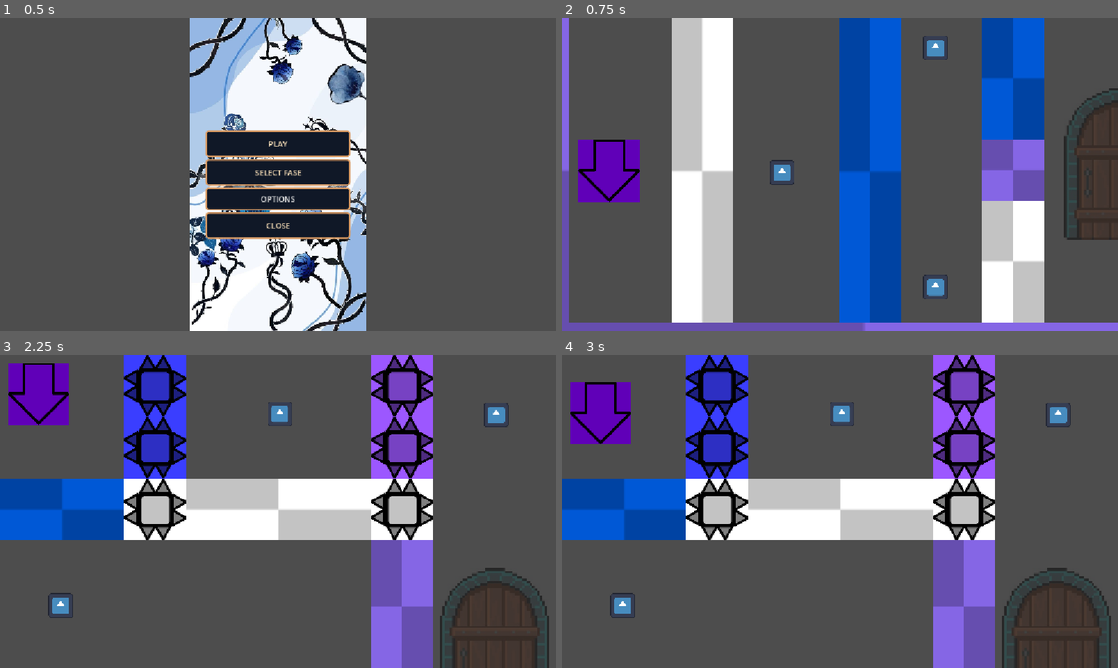
Above: before the commit, frames 1-4 (two rows, left to right).
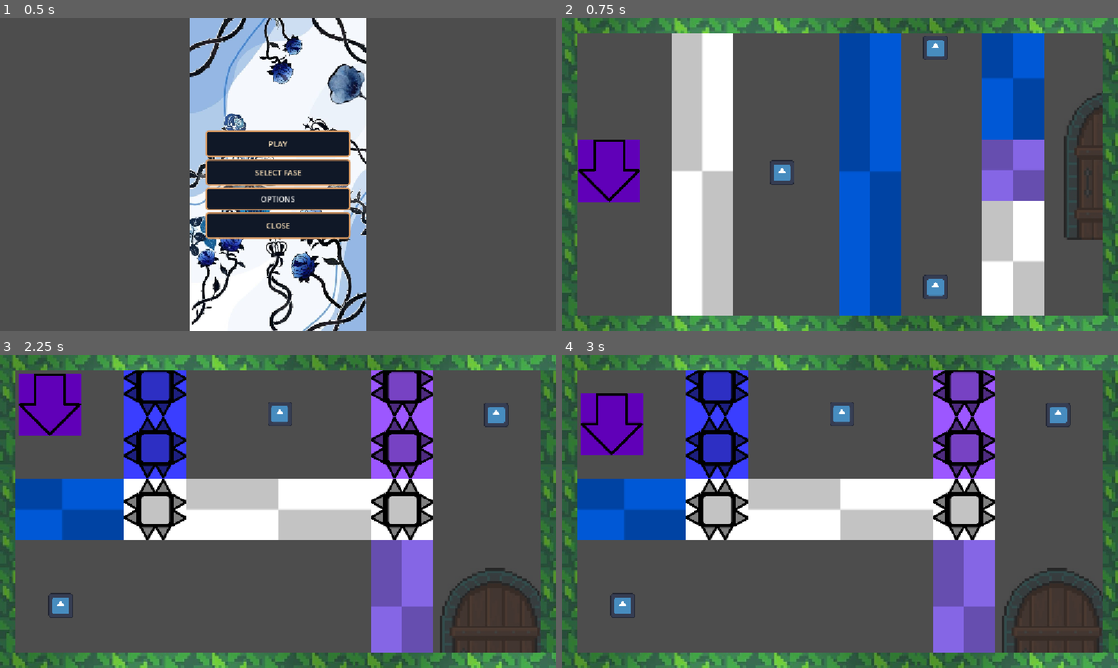
Above: after the commit, the same moments.

Repository: Equipe-Plasma/Switch-Shadow
Game: Godot game, scene res://menu/menu_principal/menu_principal.tscn
Two runs of this game, one before a commit and one after it. Both use one fixed random seed, a clock stepped at 60 frames per second and the inputs below. The engine's default icon, where the game draws it, is replaced by a stand-in: a white triangle on a blue panel in a dark square.
Inputs:
- Up to frame 1 (0.5 s): no input
- Up to frame 2 (0.75 s): click "PLAY" at 0.5 s
- Up to frame 3 (2.25 s): tap Enter (proxima_fase) at 1.25 s; hold D (mover_direita) 1.28-2 s; hold Enter (proxima_fase) 1.28-2 s; tap Space (trocar_sombra) at 1.55 s; click "Próxima Fase" at 2 s
- Up to frame 4 (3 s): tap Space (trocar_sombra) at 2.75, 2.85 s; hold S (mover_baixo) from 2.78 s (still down)

Frame 1 is identical in both runs. In frame 2, 15% of the frame differs, in the area x 0-100%, y 0-100%; in frame 3, 16%; in frame 4, 16%.

Commit message:
fase 4

Diff:
--- a/editor/parede/parede/parede.tscn
+++ b/editor/parede/parede/parede.tscn
@@ -3,19 +3,22 @@
 [ext_resource type="Script" uid="uid://eqcm6t2rdyc8" path="res://editor/parede/parede/parede.gd" id="1_a2w5h"]
 [ext_resource type="Texture2D" uid="uid://bhixlgprnc2pn" path="res://assets/outros/pixel art grass.jpg" id="2_jkr6k"]
 
-[sub_resource type="RectangleShape2D" id="RectangleShape2D_ds2cb"]
+[sub_resource type="RectangleShape2D" id="RectangleShape2D_pmgym"]
+size = Vector2(128, 128)
 
 [node name="Parede" type="StaticBody2D" unique_id=925734375]
-collision_mask = 0
+collision_layer = 4
 script = ExtResource("1_a2w5h")
 
 [node name="Textura" type="TextureRect" parent="." unique_id=860589528]
-offset_right = 1150.0
-offset_bottom = 414.0
+offset_left = -64.0
+offset_top = -64.0
+offset_right = 64.0
+offset_bottom = 64.0
 mouse_filter = 2
 texture = ExtResource("2_jkr6k")
 expand_mode = 1
 stretch_mode = 1
 
 [node name="CollisionShape2D" type="CollisionShape2D" parent="." unique_id=769796173]
-shape = SubResource("RectangleShape2D_ds2cb")
+shape = SubResource("RectangleShape2D_pmgym")
--- a/fase/fase 1/fase_1.tscn
+++ b/fase/fase 1/fase_1.tscn
@@ -9,6 +9,7 @@
 [ext_resource type="PackedScene" uid="uid://cv1kaaq84myxc" path="res://editor/parede/parede_bloqueia_/parede_bloqueia_sombra.tscn" id="5_8t630"]
 [ext_resource type="PackedScene" uid="uid://dxxyiof204lp2" path="res://editor/parede/parede_geral/parede_geral.tscn" id="6_h75nb"]
 [ext_resource type="PackedScene" uid="uid://bg3d3dk0l61jv" path="res://editor/item/item.tscn" id="10_0r7j3"]
+[ext_resource type="PackedScene" uid="uid://g6bshavfposa" path="res://editor/parede/parede/parede.tscn" id="10_01sd7"]
 [ext_resource type="PackedScene" uid="uid://dq80e6b58tnmu" path="res://menu/menu_pausa/menu_pausa.tscn" id="11_01sd7"]
 [ext_resource type="PackedScene" uid="uid://cdy22u33xic2q" path="res://editor/portal_saida/portal_saida.tscn" id="12_01sd7"]
 
@@ -27,31 +28,15 @@
 
 [node name="ParedeBloqueiaPlayer" parent="." unique_id=87217196 instance=ExtResource("4_ge8mc")]
 position = Vector2(291, 317)
-scale = Vector2(1, 7)
+scale = Vector2(1, 5)
 
 [node name="ParedeBloqueiaSombra" parent="." unique_id=1779242448 instance=ExtResource("5_8t630")]
 position = Vector2(638, 318)
-scale = Vector2(1, 7)
-
-[node name="ParedeGeral" parent="." unique_id=306821597 instance=ExtResource("6_h75nb")]
-position = Vector2(638, -67)
-scale = Vector2(10, 1)
-
-[node name="ParedeGeral2" parent="." unique_id=1913367408 instance=ExtResource("6_h75nb")]
-position = Vector2(1216, 313)
 scale = Vector2(1, 5)
 
 [node name="ParedeBloqueiaPlayer2" parent="." unique_id=1151557831 instance=ExtResource("4_ge8mc")]
 position = Vector2(934, 504)
 scale = Vector2(1, 2)
-
-[node name="ParedeGeral3" parent="." unique_id=854071087 instance=ExtResource("6_h75nb")]
-position = Vector2(626, 696)
-scale = Vector2(10, 1)
-
-[node name="ParedeGeral4" parent="." unique_id=494659530 instance=ExtResource("6_h75nb")]
-position = Vector2(-50, 316.00003)
-scale = Vector2(1, 7.000001)
 
 [node name="Item" parent="." unique_id=1168481889 groups=["itens"] instance=ExtResource("10_0r7j3")]
 position = Vector2(456, 320)
@@ -73,3 +58,23 @@
 [node name="ParedeBloqueiaSombra2" parent="." unique_id=1022167895 instance=ExtResource("5_8t630")]
 position = Vector2(934, 125)
 scale = Vector2(1, 2)
+
+[node name="ParedeSuperior" parent="." unique_id=925734375 instance=ExtResource("10_01sd7")]
+position = Vector2(576, 16)
+collision_mask = 257
+tamanho = Vector2(1152, 32)
+
+[node name="ParedeInferior" parent="." unique_id=798641860 instance=ExtResource("10_01sd7")]
+position = Vector2(576, 632)
+collision_mask = 257
+tamanho = Vector2(1152, 32)
+
+[node name="ParedeEsquerda" parent="." unique_id=2053857815 instance=ExtResource("10_01sd7")]
+position = Vector2(16, 324)
+collision_mask = 257
+tamanho = Vector2(32, 584)
+
+[node name="ParedeDireita" parent="." unique_id=908784397 instance=ExtResource("10_01sd7")]
+position = Vector2(1136, 324)
+collision_mask = 257
+tamanho = Vector2(32, 584)
--- a/fase/fase 2/fase_2.tscn
+++ b/fase/fase 2/fase_2.tscn
@@ -13,6 +13,7 @@
 [ext_resource type="PackedScene" uid="uid://cdy22u33xic2q" path="res://editor/portal_saida/portal_saida.tscn" id="10_h04fk"]
 [ext_resource type="PackedScene" uid="uid://bg3d3dk0l61jv" path="res://editor/item/item.tscn" id="12_wvv7m"]
 [ext_resource type="PackedScene" uid="uid://cl7s6ng8cubbt" path="res://editor/espinho/espinho.tscn" id="12_xq10f"]
+[ext_resource type="PackedScene" uid="uid://g6bshavfposa" path="res://editor/parede/parede/parede.tscn" id="14_wvv7m"]
 
 [node name="Fase2" type="Node2D" unique_id=1904190499]
 script = ExtResource("1_4vcdr")
@@ -24,25 +25,9 @@
 visible = false
 
 [node name="Player" parent="." unique_id=2008145688 instance=ExtResource("2_s3f3q")]
-position = Vector2(80, 80)
+position = Vector2(103, 103)
 textura_frente = ExtResource("3_jdyb1")
 textura_costas = ExtResource("4_783b1")
-
-[node name="ParedeGeral" parent="." unique_id=1721428447 instance=ExtResource("9_sx8e5")]
-position = Vector2(1216, 269)
-scale = Vector2(1, 6)
-
-[node name="ParedeGeral2" parent="." unique_id=1640026859 instance=ExtResource("9_sx8e5")]
-position = Vector2(576, -64)
-scale = Vector2(9, 1)
-
-[node name="ParedeGeral3" parent="." unique_id=503687909 instance=ExtResource("9_sx8e5")]
-position = Vector2(576, 712)
-scale = Vector2(9, 1)
-
-[node name="ParedeGeral4" parent="." unique_id=1285541455 instance=ExtResource("9_sx8e5")]
-position = Vector2(-64, 288)
-scale = Vector2(1, 6)
 
 [node name="PortalSaida" parent="." unique_id=1057710737 instance=ExtResource("10_h04fk")]
 visibility_layer = 25
@@ -92,8 +77,32 @@
 position = Vector2(1028, 124)
 
 [node name="Sombra" parent="." unique_id=1092208446 instance=ExtResource("2_wljo7")]
-position = Vector2(80, 80)
+position = Vector2(103, 103)
 textura_frente = ExtResource("3_jdyb1")
 textura_costas = ExtResource("4_783b1")
 
 [node name="MenuPausa2" parent="." unique_id=1808991862 instance=ExtResource("2_3ubab")]
+
+[node name="ParedeSuperior" parent="." unique_id=925734375 instance=ExtResource("14_wvv7m")]
+position = Vector2(576, 16)
+collision_layer = 129
+collision_mask = 256
+tamanho = Vector2(1152, 32)
+
+[node name="ParedeInferior" parent="." unique_id=308745309 instance=ExtResource("14_wvv7m")]
+position = Vector2(576, 632)
+collision_layer = 129
+collision_mask = 256
+tamanho = Vector2(1152, 32)
+
+[node name="ParedeEsquerda" parent="." unique_id=1132105718 instance=ExtResource("14_wvv7m")]
+position = Vector2(16, 324)
+collision_layer = 129
+collision_mask = 256
+tamanho = Vector2(32, 584)
+
+[node name="ParedeDireita" parent="." unique_id=434508186 instance=ExtResource("14_wvv7m")]
+position = Vector2(1136, 324)
+collision_layer = 129
+collision_mask = 256
+tamanho = Vector2(32, 584)
--- /dev/null
+++ b/fase/fase 4/fase_4.gd
@@ -0,0 +1,266 @@
+
+extends Node2D
+
+# ==========================================
+# REFERÊNCIAS
+# ==========================================
+
+@onready var player: CharacterBody2D = $Player
+@onready var sombra: CharacterBody2D = $Sombra_reversa
+@onready var portal_saida: Area2D = $PortalSaida
+var portal_liberado: bool = false
+var fase_concluida: bool = false
+
+@onready var itens: Array[Node] = [
+	$Item,
+	$Item2,
+	$Item3
+]
+
+var troca_em_andamento: bool = false
+
+var itens_coletados: int = 0
+var total_itens: int = 0
+
+# ==========================================
+# INICIALIZAÇÃO DA FASE 3
+# ==========================================
+func _ready() -> void:
+	Global.registrar_fase(scene_file_path)
+	Global.ultima_fase = scene_file_path
+
+	configurar_itens()
+
+	if not portal_saida.portal_utilizado.is_connected(avancar_para_proxima_fase):
+		portal_saida.portal_utilizado.connect(avancar_para_proxima_fase)
+
+	print("=== FASE 3 INICIADA ===")
+
+# ==========================================
+# SISTEMA DE ITENS E PORTAL
+# ==========================================
+func configurar_itens() -> void:
+	itens_coletados = 0
+	total_itens = itens.size()
+
+	for item in itens:
+		item.tree_exiting.connect(_on_item_coletado)
+
+	print("Total de itens: ", total_itens)
+
+
+func _on_item_coletado() -> void:
+	itens_coletados += 1
+
+	print(
+		"Itens coletados: ",
+		itens_coletados,
+		"/",
+		total_itens
+	)
+
+	if itens_coletados == total_itens:
+		ativar_portal()
+
+
+func ativar_portal() -> void:
+	if portal_liberado:
+		return
+
+	if not is_instance_valid(portal_saida):
+		push_error("PortalSaida não encontrado!")
+		return
+
+	if portal_saida.has_method("ativar"):
+		portal_saida.ativar()
+		portal_liberado = true
+
+		print("Todos os itens foram coletados!")
+		print("Portal da Fase 3 liberado!")
+	else:
+		push_error("PortalSaida não possui o método ativar()!")
+# ==========================================
+# CONTROLE DO TECLADO
+# ==========================================
+
+func _unhandled_input(event: InputEvent) -> void:
+	if event.is_action_pressed("trocar_sombra"):
+		if event is InputEventKey and event.is_echo():
+			return
+
+		trocar_posicoes()
+
+
+# ==========================================
+# SOLICITAR TROCA
+# ==========================================
+func trocar_posicoes() -> void:
+	if troca_em_andamento:
+		return
+
+	if not is_instance_valid(player):
+		return
+
+	if not is_instance_valid(sombra):
+		return
+
+	troca_em_andamento = true
+
+	# Aguarda o próximo momento seguro
+	# para verificar colisões e trocar posições.
+	realizar_troca_segura.call_deferred()
+
+
+# ==========================================
+# EXECUTAR TROCA SEGURA
+# ==========================================
+func realizar_troca_segura() -> void:
+	if not pode_trocar_posicoes():
+		print("Troca bloqueada: destino ocupado!")
+		troca_em_andamento = false
+		return
+
+	var pos_player: Vector2 = player.global_position
+	var pos_sombra: Vector2 = sombra.global_position
+
+	print("================================")
+	print("ANTES DA TROCA")
+	print("Player: ", pos_player)
+	print("Sombra: ", pos_sombra)
+
+	# Interrompe velocidades anteriores
+	player.velocity = Vector2.ZERO
+	sombra.velocity = Vector2.ZERO
+
+	# Troca exatamente as posições globais
+	player.global_position = pos_sombra
+	sombra.global_position = pos_player
+
+	# Atualiza as transformações físicas
+	player.force_update_transform()
+	sombra.force_update_transform()
+
+	print("DEPOIS DA TROCA")
+	print("Player: ", player.global_position)
+	print("Sombra: ", sombra.global_position)
+	print("================================")
+
+	troca_em_andamento = false
+
+
+# ==========================================
+# VERIFICAR SE A TROCA É POSSÍVEL
+# ==========================================
+
+func pode_trocar_posicoes() -> bool:
+	var pos_player: Vector2 = player.global_position
+	var pos_sombra: Vector2 = sombra.global_position
+
+	# Verifica se o Player cabe na posição da Sombra
+	var player_bate: bool = destino_bloqueado(
+		player,
+		pos_sombra
+	)
+
+	# Verifica se a Sombra cabe na posição do Player
+	var sombra_bate: bool = destino_bloqueado(
+		sombra,
+		pos_player
+	)
+
+	print("Colisão Player: ", player_bate)
+	print("Colisão Sombra: ", sombra_bate)
+
+	return not player_bate and not sombra_bate
+
+
+# ==========================================
+# VERIFICAR COLISÃO NO DESTINO
+# ==========================================
+
+func destino_bloqueado(
+	personagem: CharacterBody2D,
+	destino: Vector2
+) -> bool:
+
+	var colisao: CollisionShape2D = personagem.get_node(
+        "CollisionShape2D"
+	)
+
+	if colisao.shape == null:
+		return true
+
+	var parametros = PhysicsShapeQueryParameters2D.new()
+
+	parametros.shape = colisao.shape
+
+	# Usa a transformação real da colisão no destino
+	var transform_destino: Transform2D = personagem.global_transform
+	transform_destino.origin = destino
+
+	parametros.transform = (
+		transform_destino * colisao.transform
+	)
+
+	# Verifica apenas as camadas que o personagem detecta
+	parametros.collision_mask = personagem.collision_mask
+
+	# Ignora os dois personagens
+	parametros.exclude = [
+		player.get_rid(),
+		sombra.get_rid()
+	]
+
+	parametros.margin = 0.0
+
+	var espaco = get_world_2d().direct_space_state
+
+	var resultados = espaco.intersect_shape(
+		parametros,
+		32
+	)
+
+	return not resultados.is_empty()
+
+
+func _on_portal_saida_body_entered(body: Node2D) -> void:
+	if body != player:
+		return
+
+	if itens_coletados < total_itens:
+		print("Portal bloqueado: faltam itens!")
+		return
+
+	print("Player entrou no portal!")
+	print("Todos os itens coletados!")
+
+
+# ==========================================
+# CONCLUSÃO DA FASE 3
+# ==========================================
+
+func avancar_para_proxima_fase() -> void:
+	if fase_concluida:
+		return
+
+	if not portal_liberado:
+		print("Portal bloqueado: faltam itens!")
+		return
+
+	fase_concluida = true
+
+	print("Player entrou no portal!")
+	print("Fase 3 concluída!")
+	print("Abrindo tela de vitória...")
+
+	var caminho_vitoria := "res://menu/telas/tela_vitoria/tela_vitoria.tscn"
+
+	if not ResourceLoader.exists(caminho_vitoria):
+		push_error("Tela de vitória não encontrada: " + caminho_vitoria)
+		fase_concluida = false
+		return
+
+	get_tree().call_deferred(
+		"change_scene_to_file",
+		caminho_vitoria
+	)
--- /dev/null
+++ b/fase/fase 4/fase_4.tscn
@@ -0,0 +1,133 @@
+[gd_scene format=3 uid="uid://dgx2a45jxm0p5"]
+
+[ext_resource type="Script" uid="uid://vlgoa2sbt6lx" path="res://fase/fase 4/fase_4.gd" id="1_pbl0i"]
+[ext_resource type="PackedScene" uid="uid://ct6jg287mf5y7" path="res://editor/player/player.tscn" id="2_gerrx"]
+[ext_resource type="Texture2D" uid="uid://rn6frb51q6g1" path="res://assets/player/parabaixo.png" id="3_738o2"]
+[ext_resource type="Texture2D" uid="uid://p85hfea614fx" path="res://assets/player/paracima.png" id="4_3vegh"]
+[ext_resource type="PackedScene" uid="uid://g6bshavfposa" path="res://editor/parede/parede/parede.tscn" id="5_f4jru"]
+[ext_resource type="PackedScene" uid="uid://dq80e6b58tnmu" path="res://menu/menu_pausa/menu_pausa.tscn" id="6_utaux"]
+[ext_resource type="PackedScene" uid="uid://ca0sreux3v314" path="res://editor/sombras/sombra_reversa/sombra_reversa.tscn" id="7_olswn"]
+[ext_resource type="PackedScene" uid="uid://b0nugb86ufv0r" path="res://editor/parede/parede_bloqueia_/parede_bloqueia_player.tscn" id="9_k1xjg"]
+[ext_resource type="PackedScene" uid="uid://bg3d3dk0l61jv" path="res://editor/item/item.tscn" id="10_c6pif"]
+[ext_resource type="PackedScene" uid="uid://cdy22u33xic2q" path="res://editor/portal_saida/portal_saida.tscn" id="11_1j6hm"]
+[ext_resource type="PackedScene" uid="uid://cl7s6ng8cubbt" path="res://editor/espinho/espinho.tscn" id="11_m8htq"]
+[ext_resource type="PackedScene" uid="uid://drc06yh60ttaj" path="res://menu/telas/tela_vitoria/tela_vitoria.tscn" id="12_yh2do"]
+
+[node name="Fase4" type="Node2D" unique_id=1904190499]
+script = ExtResource("1_pbl0i")
+
+[node name="Player" parent="." unique_id=2008145688 instance=ExtResource("2_gerrx")]
+position = Vector2(568, 330)
+textura_frente = ExtResource("3_738o2")
+textura_costas = ExtResource("4_3vegh")
+
+[node name="ParedeSuperior" parent="." unique_id=925734375 instance=ExtResource("5_f4jru")]
+position = Vector2(576, 16)
+collision_layer = 129
+collision_mask = 256
+tamanho = Vector2(1152, 32)
+
+[node name="ParedeInferior" parent="." unique_id=1291424496 instance=ExtResource("5_f4jru")]
+position = Vector2(576, 632)
+collision_layer = 129
+collision_mask = 256
+tamanho = Vector2(1152, 32)
+
+[node name="ParedeEsquerda" parent="." unique_id=1606992427 instance=ExtResource("5_f4jru")]
+position = Vector2(16, 324)
+collision_layer = 129
+collision_mask = 256
+tamanho = Vector2(32, 584)
+
+[node name="ParedeDireita" parent="." unique_id=1324156465 instance=ExtResource("5_f4jru")]
+position = Vector2(1136, 324)
+collision_layer = 129
+collision_mask = 256
+tamanho = Vector2(32, 584)
+
+[node name="Parede1" parent="." unique_id=568618381 instance=ExtResource("5_f4jru")]
+position = Vector2(569, 218)
+collision_layer = 129
+collision_mask = 256
+tamanho = Vector2(304, 64)
+
+[node name="MenuPausa" parent="." unique_id=1997559192 instance=ExtResource("6_utaux")]
+
+[node name="Sombra_reversa" parent="." unique_id=1092208446 instance=ExtResource("7_olswn")]
+position = Vector2(568, 330)
+collision_layer = 130
+collision_mask = 277
+
+[node name="Parede" parent="." unique_id=2073804678 instance=ExtResource("5_f4jru")]
+position = Vector2(449, 298)
+collision_mask = 256
+tamanho = Vector2(64, 224)
+
+[node name="Item" parent="." unique_id=1168481889 groups=["itens"] instance=ExtResource("10_c6pif")]
+position = Vector2(90, 558)
+collision_layer = 3
+collision_mask = 3
+
+[node name="Item2" parent="." unique_id=1207616730 groups=["itens"] instance=ExtResource("10_c6pif")]
+position = Vector2(1042, 164)
+collision_layer = 3
+collision_mask = 3
+
+[node name="Item3" parent="." unique_id=374578047 groups=["itens"] instance=ExtResource("10_c6pif")]
+position = Vector2(1044, 497)
+collision_layer = 3
+collision_mask = 3
+
+[node name="PortalSaida" parent="." unique_id=1057710737 instance=ExtResource("11_1j6hm")]
+z_index = -1
+position = Vector2(88, 85)
+collision_mask = 3
+
+[node name="TelaVitoria" parent="." unique_id=62974723 instance=ExtResource("12_yh2do")]
+visible = false
+
+[node name="Espinho2" parent="." unique_id=1445958395 instance=ExtResource("11_m8htq")]
+position = Vector2(885, 225)
+tipo = 2
+
+[node name="Espinho3" parent="." unique_id=1822530800 instance=ExtResource("11_m8htq")]
+position = Vector2(885, 424)
+tipo = 1
+
+[node name="Espinho4" parent="." unique_id=517094697 instance=ExtResource("11_m8htq")]
+position = Vector2(885, 552)
+tipo = 1
+
+[node name="Espinho5" parent="." unique_id=834081665 instance=ExtResource("11_m8htq")]
+position = Vector2(885, 97)
+tipo = 2
+
+[node name="Parede2" parent="." unique_id=1532077451 instance=ExtResource("5_f4jru")]
+position = Vector2(689, 298)
+collision_layer = 129
+collision_mask = 256
+tamanho = Vector2(64, 224)
+
+[node name="Espinho6" parent="." unique_id=1189106357 instance=ExtResource("11_m8htq")]
+position = Vector2(96, 424)
+tipo = 1
+
+[node name="Espinho7" parent="." unique_id=1838901400 instance=ExtResource("11_m8htq")]
+position = Vector2(224, 424)
+tipo = 1
+
+[node name="Espinho8" parent="." unique_id=1873589119 instance=ExtResource("11_m8htq")]
+position = Vector2(224, 552)
+tipo = 1
+
+[node name="ParedeBloqueiaPlayer" parent="." unique_id=87217196 instance=ExtResource("9_k1xjg")]
+position = Vector2(569, 440)
+scale = Vector2(2.38, 0.5)
+
+[node name="Parede3" parent="." unique_id=823078784 instance=ExtResource("5_f4jru")]
+position = Vector2(920, 324)
+collision_layer = 129
+collision_mask = 256
+tamanho = Vector2(399, 71)
+
+[connection signal="body_entered" from="PortalSaida" to="." method="_on_portal_saida_body_entered"]
--- a/global.gd
+++ b/global.gd
@@ -6,7 +6,8 @@
 var fases: Array[String] = [
 	"res://fase/fase 1/fase_1.tscn",
 	"res://fase/fase 2/fase_2.tscn",
-	"res://fase/fase 3/fase_3.tscn"
+	"res://fase/fase 3/fase_3.tscn",
+	"res://fase/fase 4/fase_4.tscn"
 ]
 
 var fase_atual: int = 0
Not shown, added: fase/fase 4/fase_4.gd.uid
